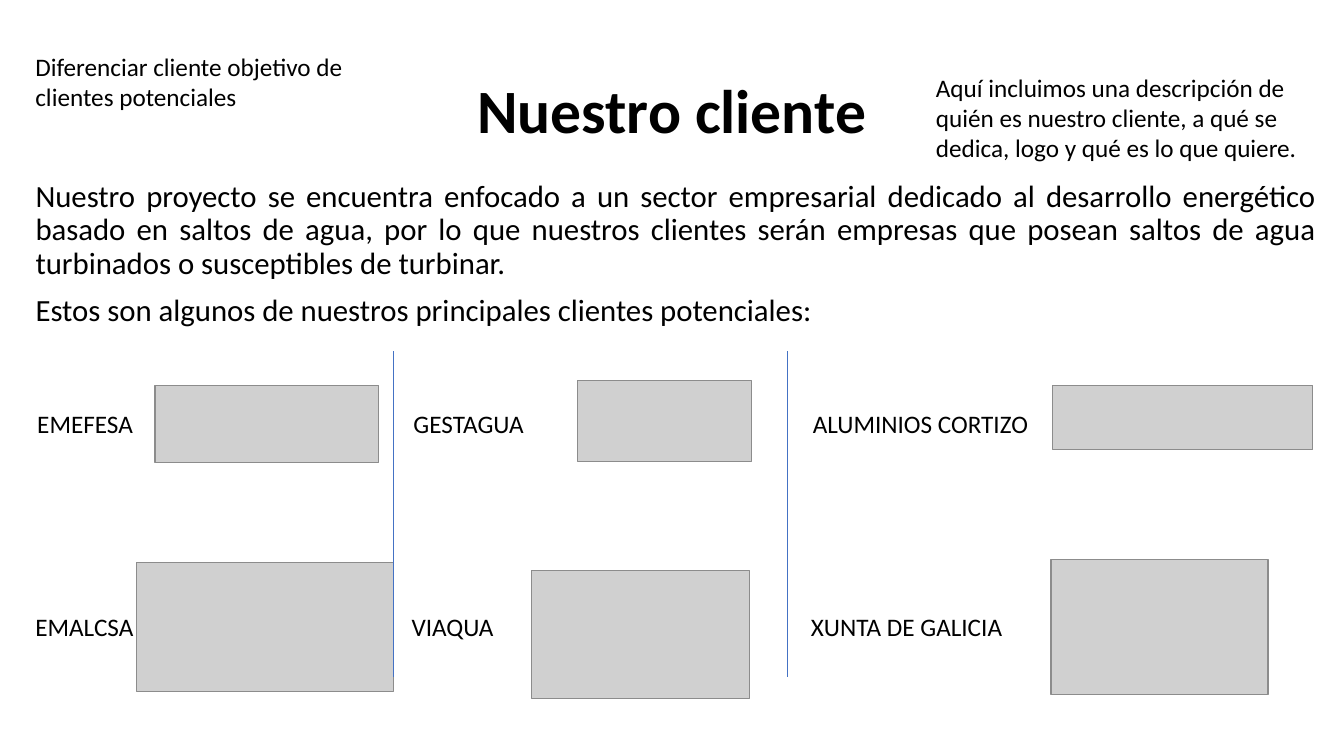
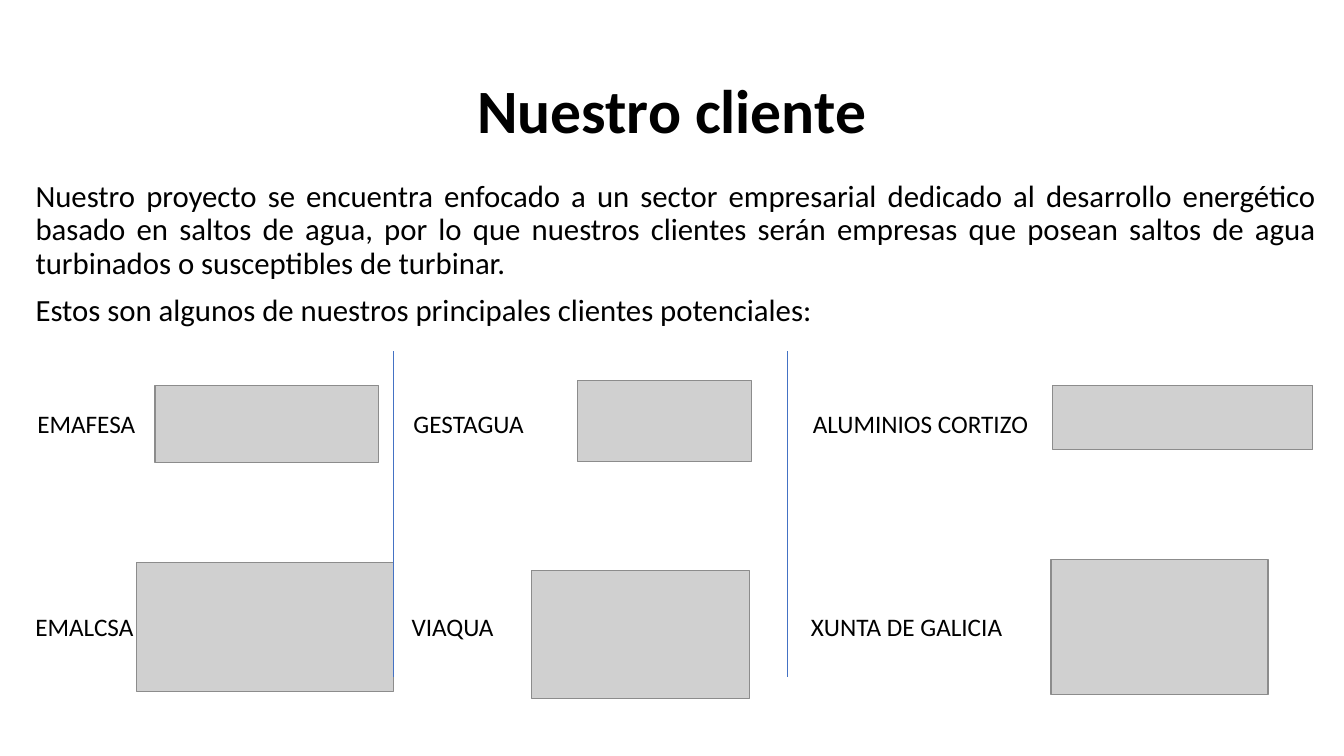
Before and after one commit to AlbertoGCID/XPED, a slide deck: slide 3 of CSMAG.pptx. Drawn at 1344x756 pixels with LibreOffice and Linux fonts; fonts in the diff are those of the drawing; grey boxes stand for pictures. Boxes give left, top, right and bottom in pixels: in the first picture for what was removed or moved away, otherwise in the second. Text is boxed around its words. In the diff, an @@ line names an element or a change of style, - is before the commit and + after.

```diff
--- a/CSMAG.pptx
+++ b/CSMAG.pptx
@@ text removed at (35, 58, 342, 110) @@
-Diferenciar cliente objetivo de clientes potenciales
@@ text removed at (936, 79, 1296, 162) @@
-Aquí incluimos una descripción de quién es nuestro cliente, a qué se dedica, logo y qué es lo que quiere.
@@ text at (37, 416, 135, 433): text changed @@
-EMEFESA
+EMAFESA
```
Also in this commit, not shown: 4 other slides changed.
